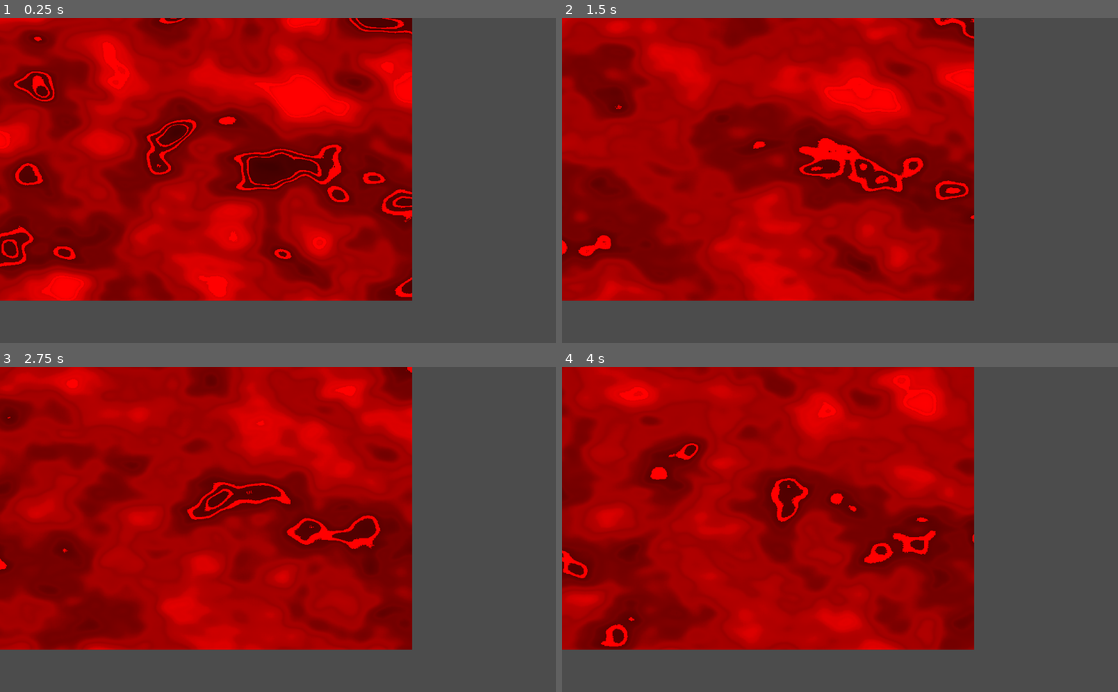
Above: before the commit, frames 1-4 (two rows, left to right).
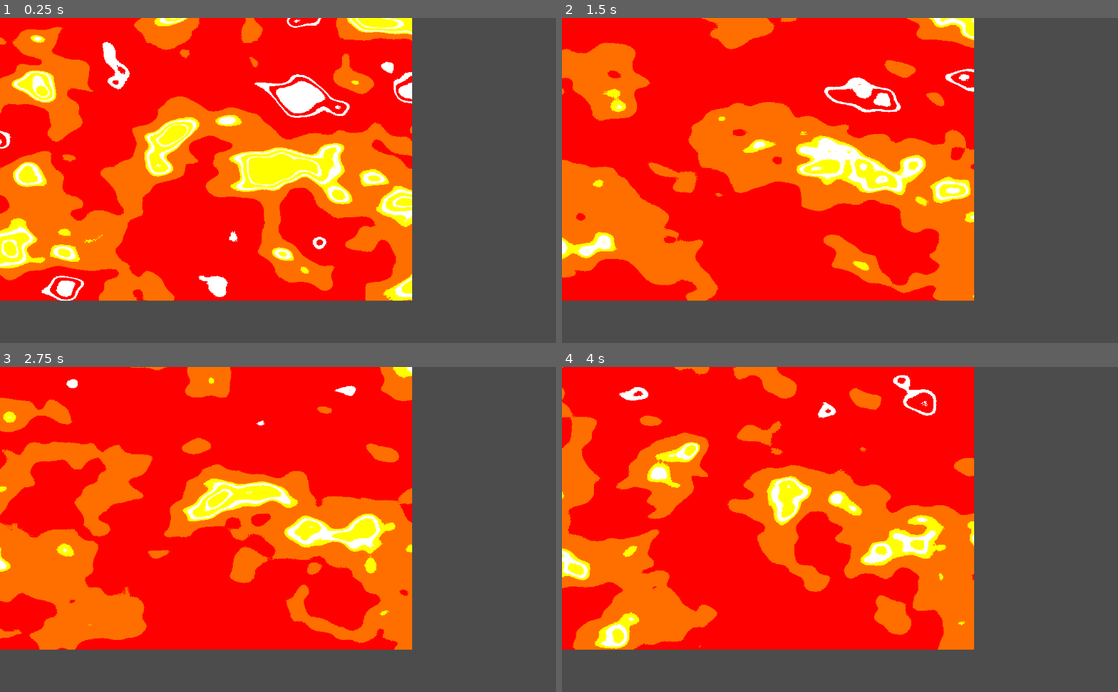
Above: after the commit, the same moments.

Repository: Norrox/GodotShaders
Game: Godot game, scene res://Visual Shaders/NoiseTexture/noisetexture.tscn
The game is run twice, just before and just after one commit, with the same random seed, the same clock (stepped at 60 frames per second) and the same inputs. The project has no main scene, so this scene is started directly. The engine's default icon, where the game draws it, is replaced by a stand-in: a white triangle on a blue panel in a dark square.
Inputs:
- Up to frame 1 (0.25 s): no input
- Up to frame 2 (1.5 s): no input
- Up to frame 3 (2.75 s): no input
- Up to frame 4 (4 s): no input

The runs differ from the first frame. In frame 1, 64% of the frame differs, in the area x 0-75%, y 0-87%; in frame 2, 64%; in frame 3, 64%; in frame 4, 64%.

Commit message:
Update noisetexture.tscn

Diff:
--- a/Visual Shaders/NoiseTexture/noisetexture.tscn
+++ b/Visual Shaders/NoiseTexture/noisetexture.tscn
@@ -1,7 +1,8 @@
-[gd_scene load_steps=33 format=2]
+[gd_scene load_steps=55 format=2]
 
 [ext_resource path="res://Visual Shaders/NoiseTexture/noisetexture.tres" type="Texture" id=1]
 [ext_resource path="res://icon.png" type="Texture" id=2]
+[ext_resource path="res://addons/shaderV/rgba/gradientMapping.gd" type="Script" id=3]
 
 [sub_resource type="VisualShaderNodeScalarConstant" id=1]
 constant = 50.0
@@ -81,12 +82,84 @@
 [sub_resource type="VisualShaderNodeScalarConstant" id=30]
 constant = 0.385
 
+[sub_resource type="VisualShaderNodeCompare" id=31]
+output_port_for_preview = 0
+function = 4
+
+[sub_resource type="VisualShaderNodeScalarConstant" id=32]
+constant = 1.0
+
+[sub_resource type="VisualShaderNodeVectorDecompose" id=33]
+output_port_for_preview = 2
+
+[sub_resource type="VisualShaderNodeVectorOp" id=34]
+output_port_for_preview = 0
+operator = 2
+
+[sub_resource type="VisualShaderNodeColorConstant" id=35]
+output_port_for_preview = 0
+constant = Color( 1, 0.43725, 0, 1 )
+
+[sub_resource type="VisualShaderNodeCompare" id=36]
+output_port_for_preview = 0
+function = 4
+
 [sub_resource type="VisualShaderNodeTexture" id=19]
 output_port_for_preview = 0
 texture = ExtResource( 1 )
+
+[sub_resource type="VisualShaderNodeScalarConstant" id=37]
+constant = 0.6
+
+[sub_resource type="VisualShaderNodeVectorOp" id=38]
+output_port_for_preview = 0
+
+[sub_resource type="VisualShaderNodeCompare" id=39]
+output_port_for_preview = 0
+function = 4
+
+[sub_resource type="VisualShaderNodeScalarConstant" id=40]
+constant = 0.4
+
+[sub_resource type="VisualShaderNodeColorConstant" id=41]
+output_port_for_preview = 0
+constant = Color( 1, 0.859125, 0, 1 )
+
+[sub_resource type="VisualShaderNodeVectorOp" id=42]
+output_port_for_preview = 0
+operator = 2
+
+[sub_resource type="VisualShaderNodeVectorOp" id=43]
+output_port_for_preview = 0
+
+[sub_resource type="VisualShaderNodeCompare" id=44]
+output_port_for_preview = 0
+function = 2
+
+[sub_resource type="VisualShaderNodeScalarConstant" id=45]
+constant = 1.0
+
+[sub_resource type="VisualShaderNodeColorConstant" id=46]
+output_port_for_preview = 0
 
 [sub_resource type="VisualShaderNodeInput" id=20]
 input_name = "uv"
+
+[sub_resource type="VisualShaderNodeVectorOp" id=47]
+output_port_for_preview = 0
+operator = 2
+
+[sub_resource type="VisualShaderNodeVectorOp" id=48]
+output_port_for_preview = 0
+
+[sub_resource type="VisualShaderNodeTextureUniform" id=49]
+uniform_name = "TextureUniform"
+
+[sub_resource type="VisualShaderNodeCustom" id=50]
+output_port_for_preview = 0
+script = ExtResource( 3 )
+
+[sub_resource type="VisualShaderNodeVectorOp" id=51]
 
 [sub_resource type="VisualShaderNodeInput" id=21]
 input_name = "time"
@@ -194,15 +267,74 @@
 // VectorOp:31
 	vec3 n_out31p0 = n_out29p0 + n_out23p0;
 
+// VectorDecompose:36
+	float n_out36p0 = n_out31p0.x;
+	float n_out36p1 = n_out31p0.y;
+	float n_out36p2 = n_out31p0.z;
+
+// Scalar:35
+	float n_out35p0 = 1.000000;
+
+// Compare:34
+	bool n_out34p0 = n_out36p2<n_out35p0;
+
 // Color:25
 	vec3 n_out25p0 = vec3(1.000000, 0.000000, 0.000000);
 	float n_out25p1 = 1.000000;
 
 // VectorOp:26
-	vec3 n_out26p0 = n_out31p0 * n_out25p0;
+	vec3 n_out26p0 = vec3(n_out34p0 ? 1.0 : 0.0) * n_out25p0;
+
+// Scalar:40
+	float n_out40p0 = 0.600000;
+
+// Compare:39
+	bool n_out39p0 = n_out36p2<n_out40p0;
+
+// Color:38
+	vec3 n_out38p0 = vec3(1.000000, 0.437250, 0.000000);
+	float n_out38p1 = 1.000000;
+
+// VectorOp:37
+	vec3 n_out37p0 = vec3(n_out39p0 ? 1.0 : 0.0) * n_out38p0;
+
+// VectorOp:41
+	vec3 n_out41p0 = n_out26p0 + n_out37p0;
+
+// Scalar:43
+	float n_out43p0 = 0.400000;
+
+// Compare:42
+	bool n_out42p0 = n_out36p2<n_out43p0;
+
+// Color:44
+	vec3 n_out44p0 = vec3(1.000000, 0.859125, 0.000000);
+	float n_out44p1 = 1.000000;
+
+// VectorOp:45
+	vec3 n_out45p0 = vec3(n_out42p0 ? 1.0 : 0.0) * n_out44p0;
+
+// VectorOp:46
+	vec3 n_out46p0 = n_out41p0 + n_out45p0;
+
+// Scalar:48
+	float n_out48p0 = 1.000000;
+
+// Compare:47
+	bool n_out47p0 = n_out36p2>n_out48p0;
+
+// Color:49
+	vec3 n_out49p0 = vec3(1.000000, 1.000000, 1.000000);
+	float n_out49p1 = 1.000000;
+
+// VectorOp:50
+	vec3 n_out50p0 = vec3(n_out47p0 ? 1.0 : 0.0) * n_out49p0;
+
+// VectorOp:51
+	vec3 n_out51p0 = n_out46p0 + n_out50p0;
 
 // Output:0
-	COLOR.rgb = n_out26p0;
+	COLOR.rgb = n_out51p0;
 
 }
 
@@ -211,10 +343,10 @@
 
 }
 "
-graph_offset = Vector2( -633.104, 28.656 )
+graph_offset = Vector2( 2824.9, -160.344 )
 mode = 1
 flags/light_only = false
-nodes/fragment/0/position = Vector2( 2500, 320 )
+nodes/fragment/0/position = Vector2( 4360, 180 )
 nodes/fragment/3/node = SubResource( 18 )
 nodes/fragment/3/position = Vector2( 440, 80 )
 nodes/fragment/4/node = SubResource( 19 )
@@ -256,9 +388,9 @@
 nodes/fragment/24/node = SubResource( 14 )
 nodes/fragment/24/position = Vector2( 1620, 580 )
 nodes/fragment/25/node = SubResource( 15 )
-nodes/fragment/25/position = Vector2( 2040, 560 )
+nodes/fragment/25/position = Vector2( 2760, 240 )
 nodes/fragment/26/node = SubResource( 16 )
-nodes/fragment/26/position = Vector2( 2280, 420 )
+nodes/fragment/26/position = Vector2( 2940, 160 )
 nodes/fragment/27/node = SubResource( 17 )
 nodes/fragment/27/position = Vector2( -640, 260 )
 nodes/fragment/28/node = SubResource( 26 )
@@ -271,7 +403,49 @@
 nodes/fragment/31/position = Vector2( 2040, 320 )
 nodes/fragment/33/node = SubResource( 30 )
 nodes/fragment/33/position = Vector2( 1400, 600 )
-nodes/fragment/connections = PoolIntArray( 10, 0, 8, 1, 8, 0, 9, 1, 9, 0, 3, 0, 15, 0, 13, 1, 13, 0, 14, 1, 14, 0, 4, 0, 3, 0, 17, 0, 4, 0, 17, 1, 18, 0, 9, 0, 19, 0, 14, 0, 17, 0, 21, 0, 20, 0, 21, 1, 17, 0, 20, 0, 21, 0, 22, 0, 17, 0, 22, 1, 24, 0, 23, 1, 25, 0, 26, 1, 27, 0, 18, 1, 27, 0, 19, 1, 26, 0, 0, 0, 12, 0, 13, 0, 6, 0, 8, 0, 5, 0, 18, 0, 11, 0, 19, 0, 28, 0, 23, 0, 30, 0, 29, 1, 22, 0, 29, 0, 31, 0, 26, 0, 20, 0, 28, 0, 33, 0, 28, 1, 29, 0, 31, 0, 23, 0, 31, 1 )
+nodes/fragment/34/node = SubResource( 31 )
+nodes/fragment/34/position = Vector2( 2580, 140 )
+nodes/fragment/35/node = SubResource( 32 )
+nodes/fragment/35/position = Vector2( 2360, 220 )
+nodes/fragment/36/node = SubResource( 33 )
+nodes/fragment/36/position = Vector2( 2280, 300 )
+nodes/fragment/37/node = SubResource( 34 )
+nodes/fragment/37/position = Vector2( 2940, 500 )
+nodes/fragment/38/node = SubResource( 35 )
+nodes/fragment/38/position = Vector2( 2760, 600 )
+nodes/fragment/39/node = SubResource( 36 )
+nodes/fragment/39/position = Vector2( 2580, 480 )
+nodes/fragment/40/node = SubResource( 37 )
+nodes/fragment/40/position = Vector2( 2360, 600 )
+nodes/fragment/41/node = SubResource( 38 )
+nodes/fragment/41/position = Vector2( 3260, 200 )
+nodes/fragment/42/node = SubResource( 39 )
+nodes/fragment/42/position = Vector2( 2600, 860 )
+nodes/fragment/43/node = SubResource( 40 )
+nodes/fragment/43/position = Vector2( 2340, 820 )
+nodes/fragment/44/node = SubResource( 41 )
+nodes/fragment/44/position = Vector2( 2880, 900 )
+nodes/fragment/45/node = SubResource( 42 )
+nodes/fragment/45/position = Vector2( 3160, 700 )
+nodes/fragment/46/node = SubResource( 43 )
+nodes/fragment/46/position = Vector2( 3520, 380 )
+nodes/fragment/47/node = SubResource( 44 )
+nodes/fragment/47/position = Vector2( 2600, 1140 )
+nodes/fragment/48/node = SubResource( 45 )
+nodes/fragment/48/position = Vector2( 2340, 1280 )
+nodes/fragment/49/node = SubResource( 46 )
+nodes/fragment/49/position = Vector2( 2920, 1240 )
+nodes/fragment/50/node = SubResource( 47 )
+nodes/fragment/50/position = Vector2( 3200, 1040 )
+nodes/fragment/51/node = SubResource( 48 )
+nodes/fragment/51/position = Vector2( 3760, 660 )
+nodes/fragment/53/node = SubResource( 49 )
+nodes/fragment/53/position = Vector2( 3500, 20 )
+nodes/fragment/54/node = SubResource( 50 )
+nodes/fragment/54/position = Vector2( 3840, 220 )
+nodes/fragment/55/node = SubResource( 51 )
+nodes/fragment/55/position = Vector2( 4120, 160 )
+nodes/fragment/connections = PoolIntArray( 10, 0, 8, 1, 8, 0, 9, 1, 9, 0, 3, 0, 15, 0, 13, 1, 13, 0, 14, 1, 14, 0, 4, 0, 3, 0, 17, 0, 4, 0, 17, 1, 18, 0, 9, 0, 19, 0, 14, 0, 17, 0, 21, 0, 20, 0, 21, 1, 17, 0, 20, 0, 21, 0, 22, 0, 17, 0, 22, 1, 24, 0, 23, 1, 25, 0, 26, 1, 27, 0, 18, 1, 27, 0, 19, 1, 12, 0, 13, 0, 6, 0, 8, 0, 5, 0, 18, 0, 11, 0, 19, 0, 28, 0, 23, 0, 30, 0, 29, 1, 22, 0, 29, 0, 20, 0, 28, 0, 33, 0, 28, 1, 29, 0, 31, 0, 23, 0, 31, 1, 31, 0, 36, 0, 36, 2, 34, 0, 35, 0, 34, 1, 34, 0, 26, 0, 38, 0, 37, 1, 40, 0, 39, 1, 39, 0, 37, 0, 36, 2, 39, 0, 26, 0, 41, 0, 37, 0, 41, 1, 44, 0, 45, 1, 43, 0, 42, 1, 42, 0, 45, 0, 41, 0, 46, 0, 45, 0, 46, 1, 36, 2, 42, 0, 49, 0, 50, 1, 48, 0, 47, 1, 47, 0, 50, 0, 36, 2, 47, 0, 46, 0, 51, 0, 50, 0, 51, 1, 53, 2, 54, 1, 31, 0, 53, 0, 53, 0, 55, 0, 54, 0, 55, 1, 51, 0, 0, 0 )
 
 [sub_resource type="ShaderMaterial" id=25]
 shader = SubResource( 24 )
